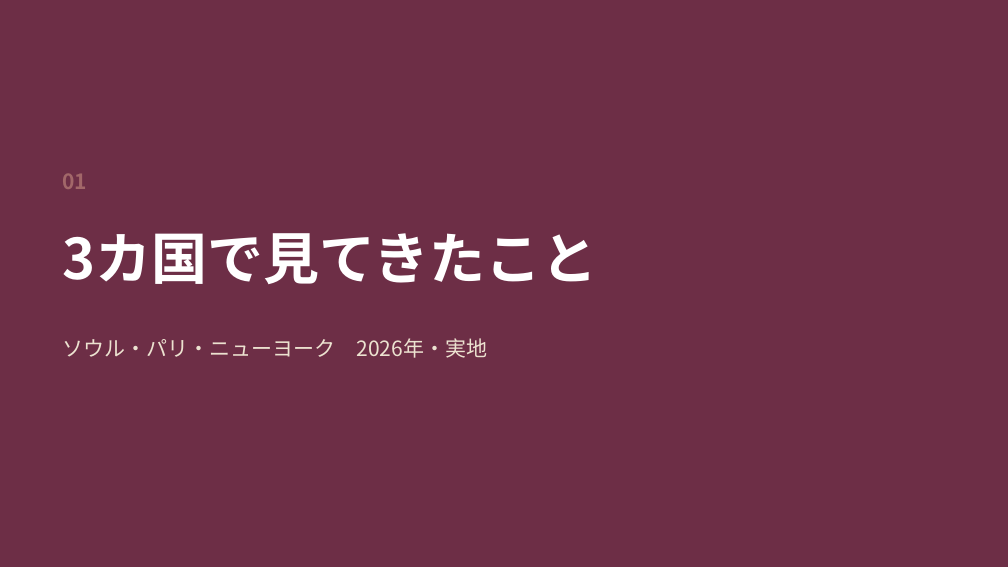
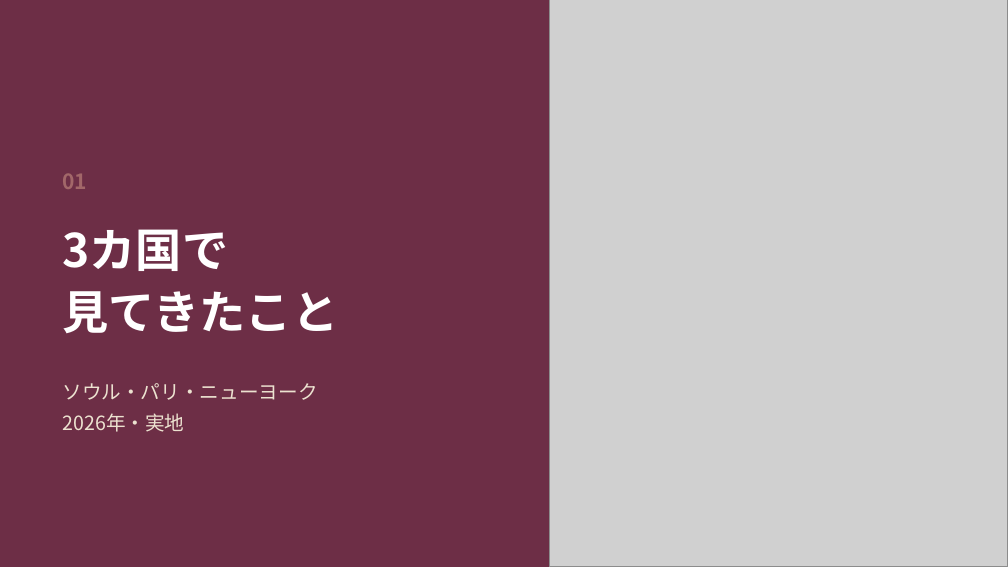
Before and after one commit to fashio17/potential-lamp, a slide deck: slide 4 of 運用/スライド/説明会_20260916.pptx. Drawn at 1008x567 pixels with LibreOffice and Linux fonts; fonts in the diff are those of the drawing; grey boxes stand for pictures. Boxes give left, top, right and bottom in pixels: in the first picture for what was removed or moved away, otherwise in the second. Text is boxed around its words. In the diff, an @@ line names an element or a change of style, - is before the commit and + after.

```diff
--- a/運用/スライド/説明会_20260916.pptx
+++ b/運用/スライド/説明会_20260916.pptx
@@ picture added at (549,0,1008,566) @@
@@ text removed at (62,233,597,284) @@
-3カ国で見てきたこと
@@ text added at (62,229,338,333), 33 pt, text #FFFFFF, bold @@
+3カ国で
+見てきたこと
@@ text at (62,383,317,432): text changed; size 15 to 14 pt @@
-ソウル・パリ・ニューヨーク 2026年・実地
+ソウル・パリ・ニューヨーク
+2026年・実地
```
Also in this commit, not shown: 22 other slides changed, 2 slides added, 10 other files.
